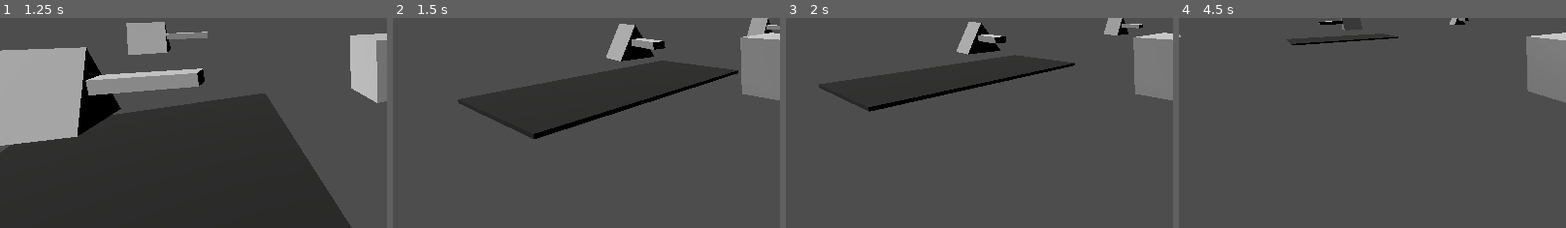
Above: before the commit, frames 1-4 (left to right).
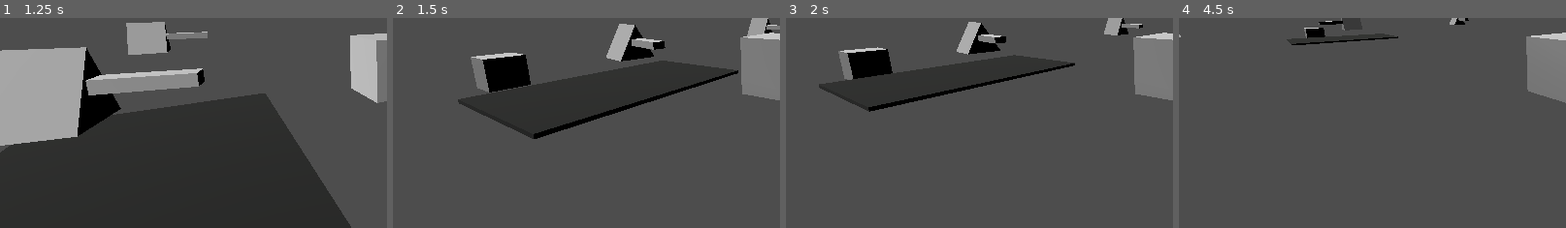
Above: after the commit, the same moments.

Repository: abody2k/Im-going-home
Game: Godot game, scene res://scenes/main.tscn
Two runs of this game, one before a commit and one after it. Both use one fixed random seed, a clock stepped at 60 frames per second and the inputs below. The engine's default icon, where the game draws it, is replaced by a stand-in: a white triangle on a blue panel in a dark square.
Inputs (mouse positions are % of the whole screen's width and height, from its top left):
- Up to frame 1 (1.25 s): tap Enter at 0.5 s; move the mouse to (56, 48) at 0.52 s; hold Up (forward) from 0.53 s (still down); tap Space (action) at 0.6 s
- Up to frame 2 (1.5 s): keep holding Up (forward); move the mouse to (45, 49) at 1.27 s; tap Space (action) at 1.35 s
- Up to frame 3 (2 s): keep holding Up (forward)
- Up to frame 4 (4.5 s): keep holding Up (forward); move the mouse to (53, 46) at 2.02 s; tap Space (action) at 2.1, 2.85, 3.6, 4.25, 4.35 s; move the mouse to (49, 50) at 2.77 s; move the mouse to (58, 50) at 3.52 s; move the mouse to (43, 47) at 4.27 s
The pictures show only the part of the screen within x 0-50%, y 37-87%; the shares and areas given below are measured in that part.

Frame 1 is identical in both runs. In frame 2, 2.3% of the frame differs, in the area x 20-36%, y 16-36%; in frame 3, 1.7%; in frame 4, 0.2%.

Commit message:
fixed layering issues between doors, ship_soliders and player, door detects ship_soliders

Diff:
--- a/scenes/door.tscn
+++ b/scenes/door.tscn
@@ -9,7 +9,9 @@
 [sub_resource type="BoxShape3D" id="BoxShape3D_f1jj5"]
 size = Vector3(4.37512, 2.16113, 2.25488)
 
-[node name="AnimatableBody3D" type="AnimatableBody3D"]
+[node name="door" type="AnimatableBody3D"]
+collision_layer = 8
+collision_mask = 15
 script = ExtResource("1_bw37m")
 
 [node name="MeshInstance3D" type="MeshInstance3D" parent="."]
@@ -20,12 +22,14 @@
 
 [node name="playerDetector" type="Area3D" parent="."]
 collision_layer = 8
+collision_mask = 2
 
 [node name="CollisionShape3D" type="CollisionShape3D" parent="playerDetector"]
 transform = Transform3D(1, 0, 0, 0, 1, 0, 0, 0, 1, -0.0549356, 0.580566, 0.627441)
 shape = SubResource("BoxShape3D_f1jj5")
 
 [node name="doorControl" type="Control" parent="."]
+visible = false
 layout_mode = 3
 anchors_preset = 15
 anchor_right = 1.0
@@ -33,9 +37,23 @@
 grow_horizontal = 2
 grow_vertical = 2
 
-[node name="Button" type="Button" parent="doorControl"]
-layout_mode = 0
-offset_right = 8.0
-offset_bottom = 8.0
-disabled = true
-text = "Close the door indef"
+[node name="Panel" type="Panel" parent="doorControl"]
+layout_mode = 1
+anchors_preset = -1
+anchor_right = 1.0
+anchor_bottom = 0.159
+offset_bottom = -0.0320053
+grow_horizontal = 2
+
+[node name="RichTextLabel" type="RichTextLabel" parent="doorControl/Panel"]
+layout_mode = 1
+anchors_preset = 15
+anchor_right = 1.0
+anchor_bottom = 1.0
+grow_horizontal = 2
+grow_vertical = 2
+text = "Click space to open the door"
+fit_content = true
+
+[connection signal="body_shape_entered" from="playerDetector" to="." method="_on_player_detector_body_shape_entered"]
+[connection signal="body_shape_exited" from="playerDetector" to="." method="_on_player_detector_body_shape_exited"]
--- a/scenes/main.tscn
+++ b/scenes/main.tscn
@@ -1,7 +1,8 @@
-[gd_scene load_steps=5 format=3 uid="uid://df5fkmsr7cytd"]
+[gd_scene load_steps=6 format=3 uid="uid://df5fkmsr7cytd"]
 
 [ext_resource type="PackedScene" uid="uid://h6nwi8e7s8al" path="res://scenes/player.tscn" id="1_1alg3"]
 [ext_resource type="PackedScene" uid="uid://c33m3aa2xvprq" path="res://scenes/ship_solider.tscn" id="2_g4aor"]
+[ext_resource type="PackedScene" uid="uid://blbpalpb8yaot" path="res://scenes/door.tscn" id="3_8rbdm"]
 
 [sub_resource type="StandardMaterial3D" id="StandardMaterial3D_f3ak0"]
 albedo_color = Color(0.0664833, 0.0704923, 0.062896, 1)
@@ -48,3 +49,6 @@
 pos = [NodePath("../pos1"), NodePath("../pos2")]
 dynamic_movement_time = 5.0
 authority = 3
+
+[node name="AnimatableBody3D" parent="." instance=ExtResource("3_8rbdm")]
+transform = Transform3D(1, 0, 0, 0, 1, 0, 0, 0, 1, 0.966075, 0, 4.86779)
--- a/scripts/door.gd
+++ b/scripts/door.gd
@@ -9,3 +9,13 @@
 # Called every frame. 'delta' is the elapsed time since the previous frame.
 func _process(delta):
 	pass
+
+
+func _on_player_detector_body_shape_entered(_body_rid, body, _body_shape_index, _local_shape_index):
+	if (body as CharacterBody3D).get("is_possessed"):
+		$doorControl.visible=true
+
+
+func _on_player_detector_body_shape_exited(_body_rid, body, _body_shape_index, _local_shape_index):
+	if (body as CharacterBody3D).get("is_possessed"):
+		$doorControl.visible=false
--- a/scripts/ship_solider.gd
+++ b/scripts/ship_solider.gd
@@ -144,6 +144,7 @@
 
 
 func player_entered(_body_rid, body, _body_shape_index, _local_shape_index):
+	print(body)
 	(body as CharacterBody3D).call("possession_ui",true)
 	can_it_be_possessed=true
 	player = body
